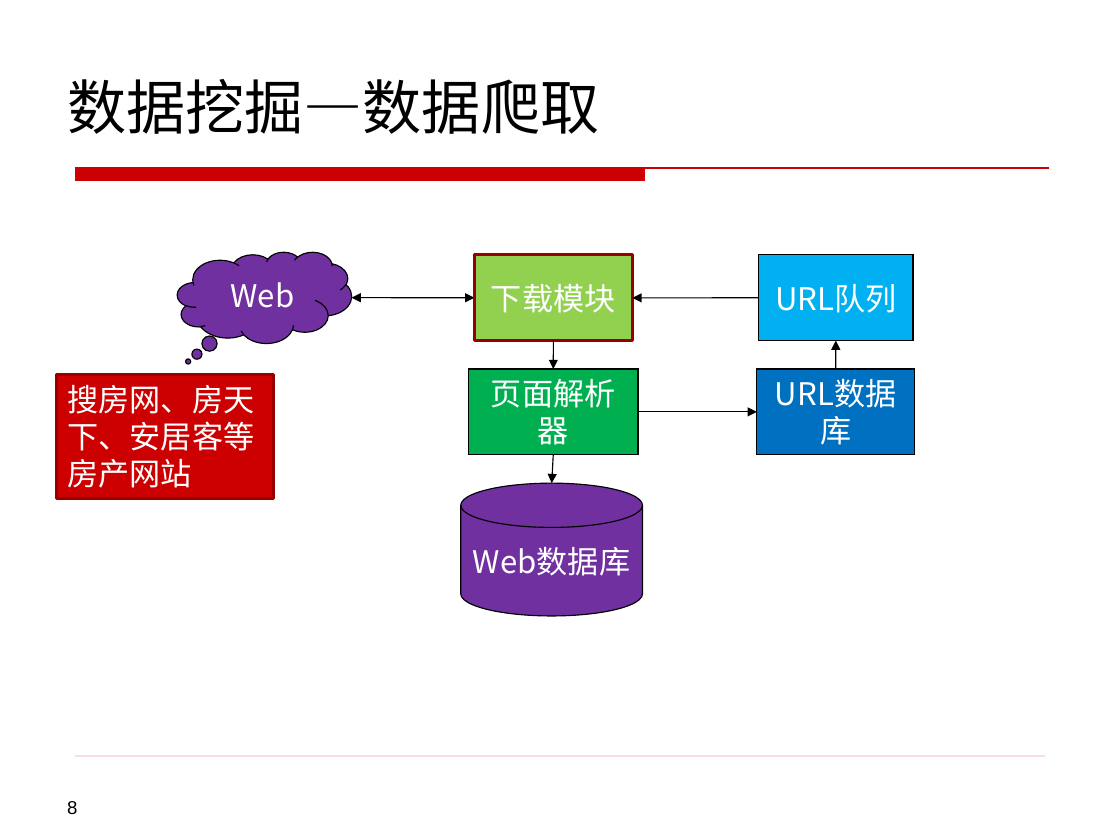
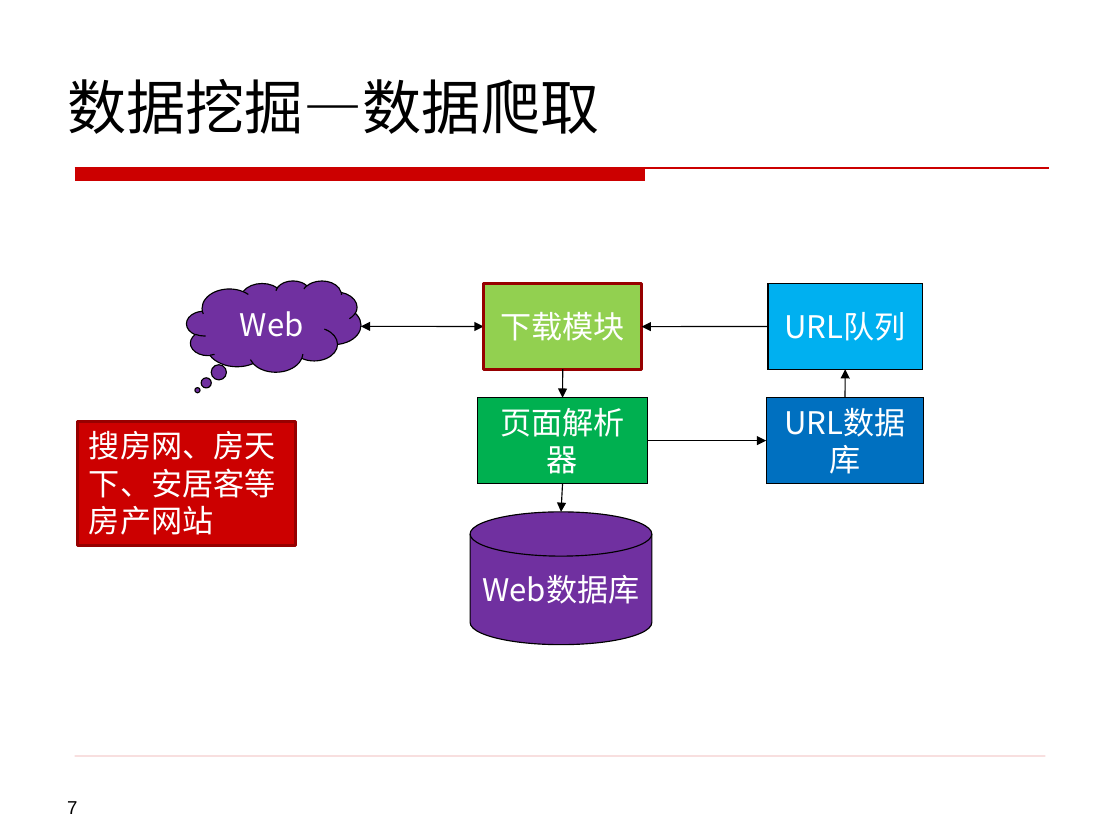
Before and after one commit to henryzhao/graduate, a slide deck: slide 7 of wy/王焰硕士论文答辩.pptx (slide 8 before the commit). Drawn at 1120x840 pixels with LibreOffice and Linux fonts; fonts in the diff are those of the drawing; background and template pictures are left out. Boxes give left, top, right and bottom in pixels: in the first picture for what was removed or moved away, otherwise in the second. Text is boxed around its words. In the diff, an @@ line names an element or a change of style, - is before the commit and + after.

```diff
--- a/wy/王焰硕士论文答辩.pptx
+++ b/wy/王焰硕士论文答辩.pptx
@@ 5 arrows, 4 rectangles, 1 thought cloud, 1 cylinder, 1 double arrow: place and size @@
-5 arrows, 4 rectangles, 1 thought cloud, 1 cylinder, 1 double arrow at (177,252,915,616)
+5 arrows, 4 rectangles, 1 thought cloud, 1 cylinder, 1 double arrow at (187,281,924,645)
@@ rectangle "搜房网、房天下、安居客等房产网站": place and size @@
-rectangle "搜房网、房天下、安居客等房产网站" at (56,374,273,498)
+rectangle "搜房网、房天下、安居客等房产网站" at (78,421,296,545)
@@ page number at (67,801,77,814): text changed @@
-8
+7
```
Also in this commit, not shown: 6 other slides changed, 1 slide removed, 3 other files.
